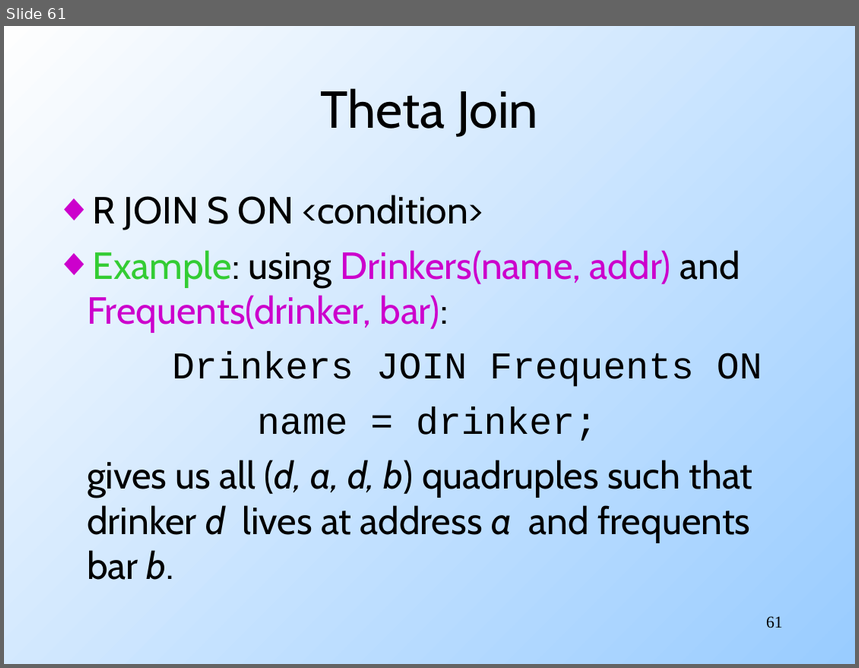
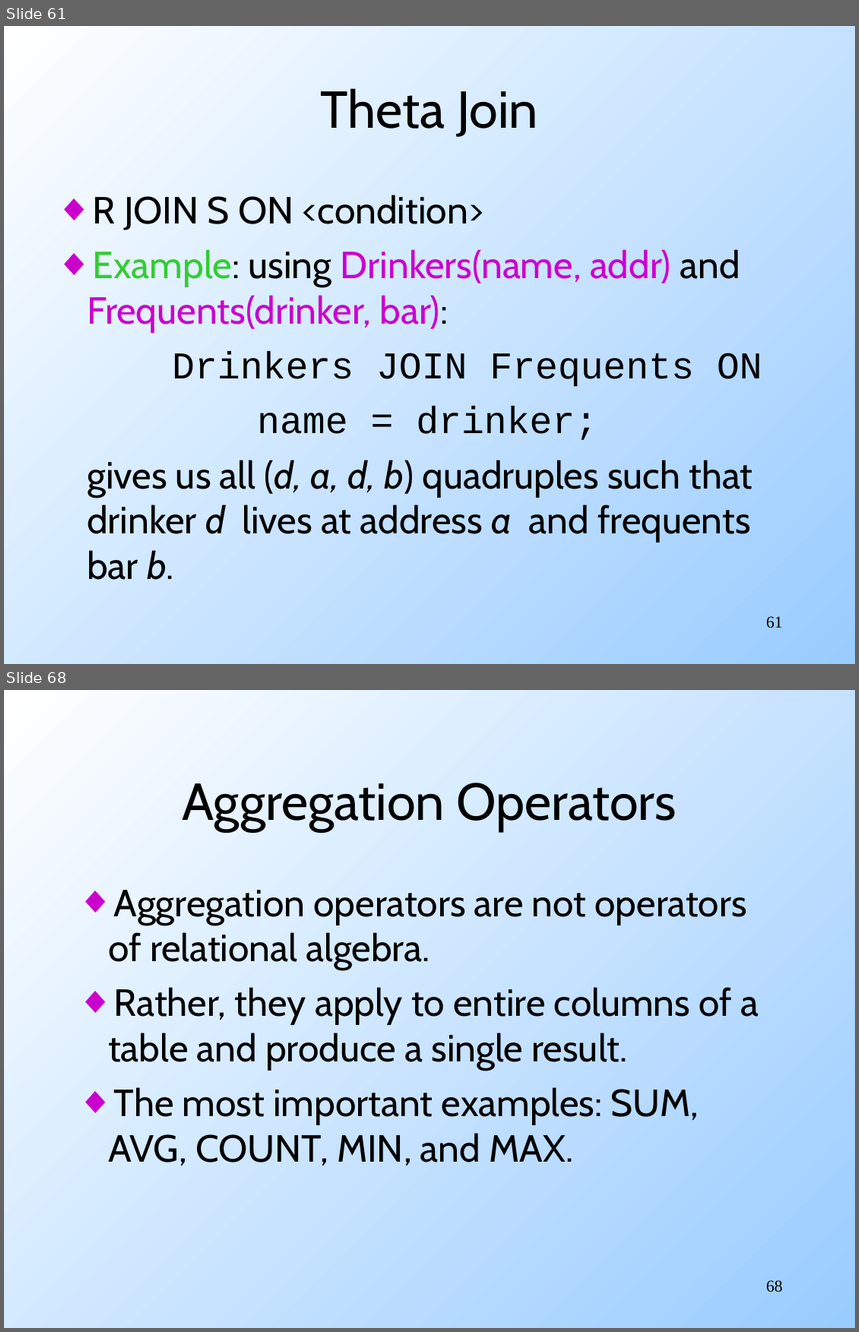
Before and after one commit to mohankgaddam/eas503ubcourse, a slide deck: _downloads/SQL.ppt. Shown one above the other, each under a label of ours: slide 61 before the commit, slides 61 and 68 after it; the slides between them are not shown. The pictures are 859x668 and 859x1332 pixels, drawn with LibreOffice and Linux fonts; fonts in the diff are those of the drawing. Boxes give left, top, right and bottom in pixels: in the first picture for what was removed or moved away, otherwise in the second. Text is boxed around its words. In the diff, an @@ line names an element or a change of style, - is before the commit and + after.

```diff
--- a/_downloads/SQL.ppt
+++ b/_downloads/SQL.ppt
@@ slide 68 added at [4, 690, 855, 1328], background gradient #99CCFF to #FFFFFF @@
@@ title added at [182, 783, 677, 832], 44 pt, text #000000 @@
+Aggregation Operators
@@ text added at [108, 890, 759, 1167], 32 pt, text #000000 @@
+◆ Aggregation operators are not operators of relational algebra.
+◆ Rather, they apply to entire columns of a table and produce a single result.
+◆ The most important examples: SUM, AVG, COUNT, MIN, and MAX.
@@ page number added at [766, 1281, 783, 1293], 14 pt, text #000000 @@
+68
```
Also in this commit, not shown: 60 other slides changed, 47 other slides added.
